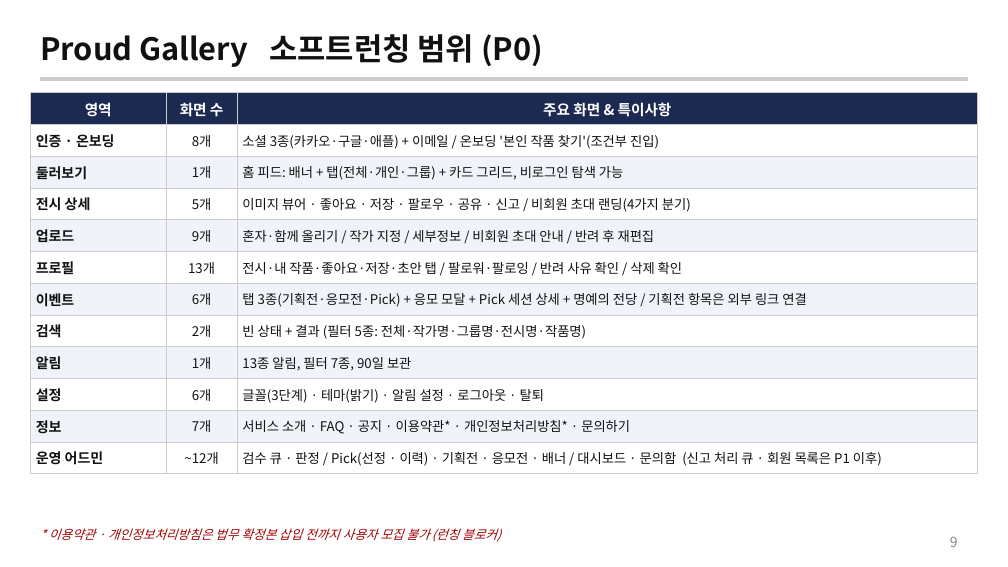
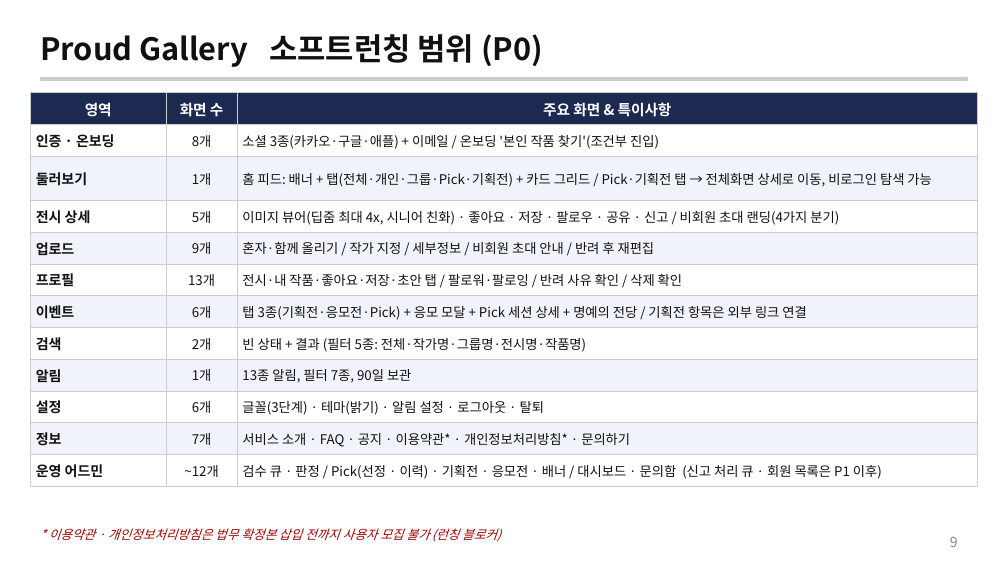
Before and after one commit to aaadhd/supergallery_phase1, a slide deck: slide 9 of Proud_Gallery_기획보고_0515.pptx. Drawn at 1008x567 pixels with LibreOffice and Linux fonts; fonts in the diff are those of the drawing. Boxes give left, top, right and bottom in pixels: in the first picture for what was removed or moved away, otherwise in the second. Text is boxed around its words. In the diff, an @@ line names an element or a change of style, - is before the commit and + after.

```diff
--- a/Proud_Gallery_기획보고_0515.pptx
+++ b/Proud_Gallery_기획보고_0515.pptx
@@ table at bbox=[30, 93, 978, 483] @@
-row 3, column 3: 홈 피드: 배너 + 탭(전체·개인·그룹) + 카드 그리드, 비로그인 탐색 가능
+row 3, column 3: 홈 피드: 배너 + 탭(전체·개인·그룹·Pick·기획전) + 카드 그리드 / Pick·기획전 탭 → 전체화면 상세로 이동, 비로그인 탐색 가능
-row 4, column 3: 이미지 뷰어 · 좋아요 · 저장 · 팔로우 · 공유 · 신고 / 비회원 초대 랜딩(4가지 분기)
+row 4, column 3: 이미지 뷰어(딥줌 최대 4x, 시니어 친화) · 좋아요 · 저장 · 팔로우 · 공유 · 신고 / 비회원 초대 랜딩(4가지 분기)
```
Also in this commit, not shown: 2 other files.
